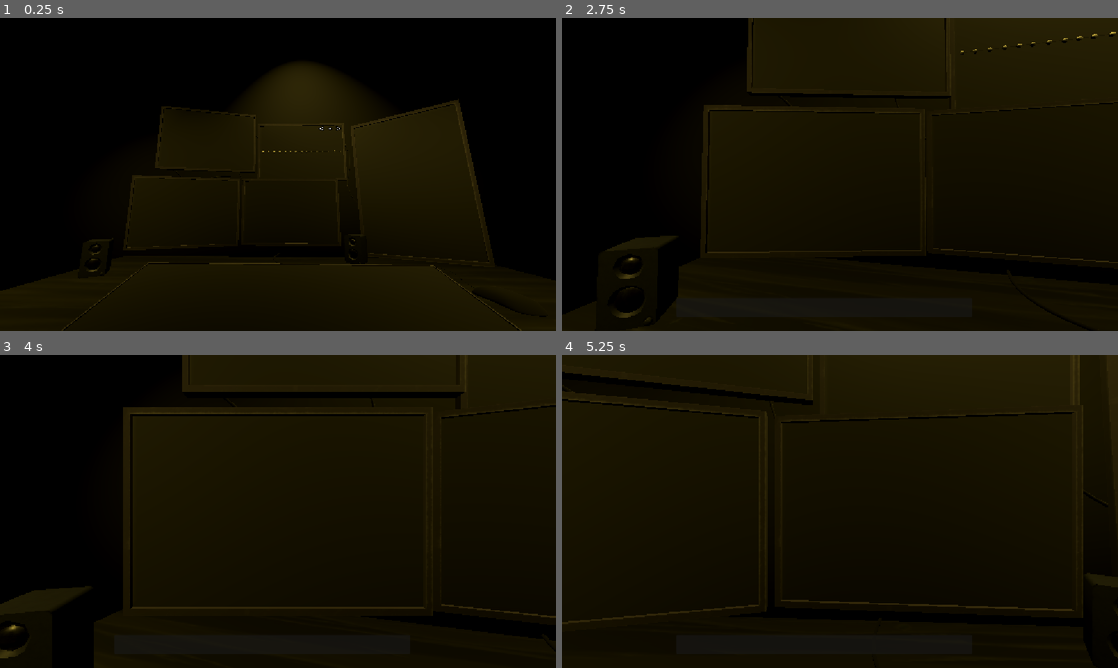
Above: before the commit, frames 1-4 (two rows, left to right).
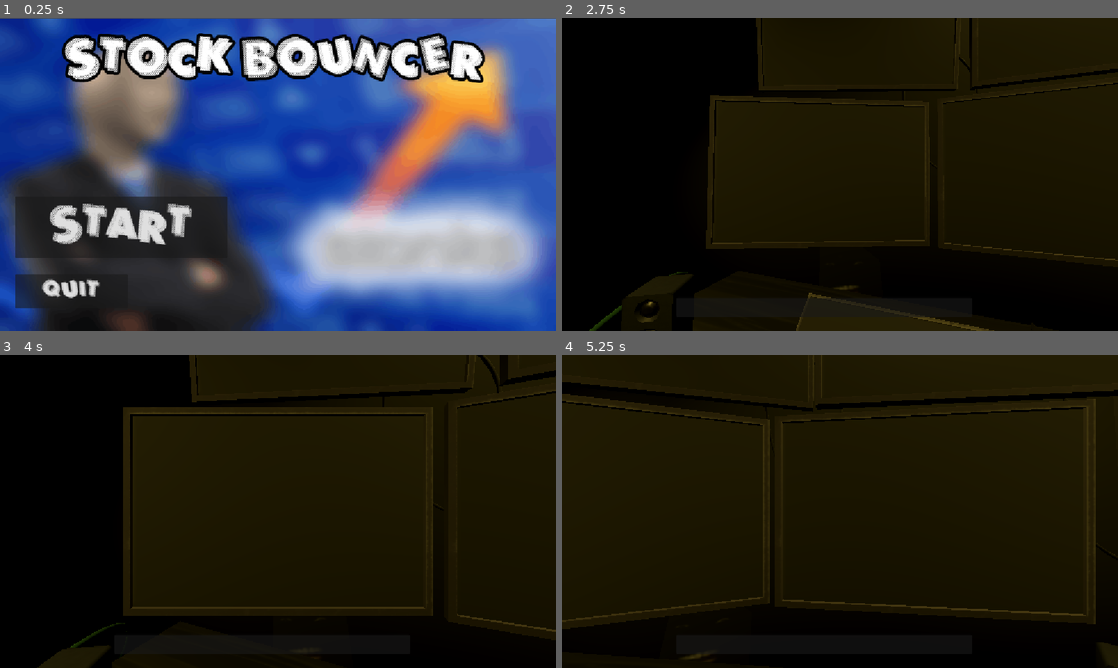
Above: after the commit, the same moments.

Repository: Lilly12568/Stockbouncer
Game: Godot game, scene res://mainmenu.tscn
Same seed, same stepped clock (60 frames per second), same inputs: the game is played once before the commit and once after it. Before the commit the project starts from res://Scenes/main.tscn.
Inputs (mouse positions are in pixels of both pictures, inside the frame that each line leads up to):
- Up to frame 1 (0.25 s): no input
- Up to frame 2 (2.75 s): click (684, 227) at 0.5 s, where only the run after the commit has a clickable "START"; tap Enter at 1.25 s; move the mouse to (962, 158) at 1.27 s; click (962, 158) at 1.42 s; tap Space at 2 s; move the mouse to (728, 190) at 2.02 s; click (728, 190) at 2.17 s
- Up to frame 3 (4 s): move the mouse to (333, 442) at 2.77 s; click (333, 442) at 2.92 s; move the mouse to (250, 574) at 3.52 s; click (250, 574) at 3.67 s
- Up to frame 4 (5.25 s): tap Enter at 4.25 s; move the mouse to (1006, 558) at 4.27 s; click (1006, 558) at 4.42 s; move the mouse to (673, 464) at 5.02 s; click (673, 464) at 5.17 s

The runs differ from the first frame. In frame 1, 97% of the frame differs, in the area x 0-100%, y 0-100%; in frame 2, 4.0%; in frame 3, 3.6%; in frame 4, 5.6%.
Error in both runs: Invalid operands 'Nil' and 'int' in operator '-'. (res://Scenes/monitor_template_3.gd:21)

Commit message:
add main menu

Diff:
--- a/Scenes/main.tscn
+++ b/Scenes/main.tscn
@@ -21,6 +21,9 @@
 [ext_resource type="Script" uid="uid://dh1mpw7kkbytd" path="res://Scenes/monitor_template_4.gd" id="14_jkdf5"]
 [ext_resource type="ArrayMesh" uid="uid://cw3p855bmcfx6" path="res://InsiderTradingGame_Cable4.fbx" id="15_b3802"]
 [ext_resource type="ArrayMesh" uid="uid://c2mw1uug3rg6" path="res://InsiderTradingGame_Cable.fbx" id="16_fevyy"]
+[ext_resource type="ArrayMesh" uid="uid://bfne435qxfge7" path="res://hoopy.fbx" id="22_ee4r6"]
+[ext_resource type="Material" uid="uid://t3hr1q8fdms" path="res://hulahoop.tres" id="22_gt3je"]
+[ext_resource type="Texture2D" uid="uid://ctt65wbqn3mgj" path="res://exascript.jpeg" id="24_3pmx8"]
 
 [sub_resource type="CylinderMesh" id="CylinderMesh_lfxu0"]
 
@@ -29,6 +32,11 @@
 
 [sub_resource type="BoxMesh" id="BoxMesh_r6c0r"]
 size = Vector3(8.749756, 0.30773926, 17.376709)
+
+[sub_resource type="StandardMaterial3D" id="StandardMaterial3D_u50mg"]
+albedo_texture = ExtResource("24_3pmx8")
+
+[sub_resource type="PlaneMesh" id="PlaneMesh_lfxu0"]
 
 [node name="Node3D" type="Node3D" unique_id=1869916815]
 script = ExtResource("1_6bp64")
@@ -44,11 +52,11 @@
 mesh = ExtResource("3_kry3j")
 
 [node name="InsiderTradingGameMonitor2" type="MeshInstance3D" parent="." unique_id=1460953498]
-transform = Transform3D(1.2029198, 0.75209045, -0.045775834, 0.02634782, 0.044194266, 1.418487, 0.7530218, -1.2029784, 0.023492843, -1.3174031, 2.6241982, -1.7412808)
+transform = Transform3D(1.2029198, 0.75209045, -0.045775834, 0.02634782, 0.044194266, 1.418487, 0.7530218, -1.2029784, 0.023492843, -1.3300515, 3.0161443, -1.7347894)
 mesh = ExtResource("4_jjvhh")
 
 [node name="InsiderTradingGameMonitorLarge" type="MeshInstance3D" parent="." unique_id=956288831]
-transform = Transform3D(0.17281933, 2.8087719e-08, -0.64257205, 0.64257205, -7.554172e-09, 0.17281933, -1.0376178e-15, -0.6654062, -2.9085829e-08, 0.1092605, 1.654882, -0.015014768)
+transform = Transform3D(0.3984205, 2.808772e-08, -0.53294134, 0.53294134, -7.554172e-09, 0.3984205, 1.0767546e-08, -0.6654062, -2.7019352e-08, -0.478275, 1.7580156, -0.015014768)
 mesh = ExtResource("5_kry3j")
 
 [node name="Player" type="MeshInstance3D" parent="." unique_id=2034706867]
@@ -120,6 +128,11 @@
 light_color = Color(0.5273721, 0.45509428, 0.15774655, 1)
 light_energy = 12.113
 
+[node name="SpotLight3D4" type="SpotLight3D" parent="InsiderTradingGameMouse" unique_id=74343690]
+transform = Transform3D(0.47593904, 0.09018642, 0.87484205, -0.08567938, 0.99475133, -0.055935707, -0.8752949, -0.048333935, 0.48116812, 3.0239184, -2.0139163, 2.134646)
+light_color = Color(0.5273721, 0.45509428, 0.15774655, 1)
+light_energy = 12.113
+
 [node name="SpotLight3D2" type="SpotLight3D" parent="InsiderTradingGameMouse" unique_id=37708301]
 transform = Transform3D(0.76805115, -0.37218633, 0.52112854, 0.40880433, 0.91133946, 0.048367113, -0.49292657, 0.17589119, 0.85210675, 1.3932612, 0.27224827, 3.243872)
 light_color = Color(0.5273721, 0.45509428, 0.15774655, 1)
@@ -131,19 +144,19 @@
 light_energy = 30.0
 
 [node name="MonitorTemplate" parent="." unique_id=1320213197 instance=ExtResource("10_hptm8")]
-transform = Transform3D(-4.371139e-08, 0, 1, 0, 1, 0, -1, 0, -4.371139e-08, -1.7068574, 3.2002935, -0.27271783)
+transform = Transform3D(-4.371139e-08, 0.034333088, 0.99941045, 0, 0.99941045, -0.034333088, -1, -1.5007475e-09, -4.3685617e-08, -1.5289158, 3.5909796, -0.27271783)
 script = ExtResource("11_d1ilt")
 
 [node name="MonitorTemplate2" parent="." unique_id=163909348 instance=ExtResource("10_hptm8")]
-transform = Transform3D(-0.26115605, 0, 0.9652966, 0, 1, 0, -0.9652966, 0, -0.26115605, -1.4308525, 3.322222, 1.1815956)
+transform = Transform3D(-0.3081619, 0.11406969, 0.94447035, 0.0058342777, 0.99299324, -0.11802651, -0.951316, -0.030860968, -0.30666822, -1.4308525, 3.654914, 1.1815956)
 script = ExtResource("12_6iyac")
 
 [node name="MonitorTemplate3" parent="." unique_id=680070277 instance=ExtResource("10_hptm8")]
-transform = Transform3D(-0.26115605, 0, 0.9652966, 0, 1, 0, -0.9652966, 0, -0.26115605, -1.2855372, 2.2258198, 1.3844674)
+transform = Transform3D(-0.381093, 0, 0.9245367, 0, 1, 0, -0.9245367, 0, -0.381093, -1.2855372, 2.5585117, 1.3844674)
 script = ExtResource("13_fdnlq")
 
 [node name="MonitorTemplate4" parent="." unique_id=548838214 instance=ExtResource("10_hptm8")]
-transform = Transform3D(0.020705432, 0, 0.9997856, 0, 1, 0, -0.9997856, 0, 0.020705432, -1.5126243, 2.2258198, -0.070457816)
+transform = Transform3D(0.020705432, 0, 0.9997856, 0, 1, 0, -0.9997856, 0, 0.020705432, -1.5126243, 2.5585117, -0.070457816)
 script = ExtResource("14_jkdf5")
 
 [node name="InsiderTradingGameCable2" type="MeshInstance3D" parent="." unique_id=183404477]
@@ -171,4 +184,15 @@
 mesh = ExtResource("16_fevyy")
 surface_material_override/0 = ExtResource("6_6iyac")
 
+[node name="Hoopy" type="MeshInstance3D" parent="." unique_id=551238042]
+transform = Transform3D(0.008596389, -0.10140124, -0.036727116, -0.09476307, 0.010487854, -0.051136643, 0.051488385, 0.036232345, -0.087983824, -0.9380486, 0.8750962, 3.1489105)
+material_override = ExtResource("22_gt3je")
+mesh = ExtResource("22_ee4r6")
+surface_material_override/0 = ExtResource("22_gt3je")
+
+[node name="MeshInstance3D3" type="MeshInstance3D" parent="." unique_id=2050350091]
+transform = Transform3D(-0.10806449, 0.24128677, 0.17621835, 1.1312533e-08, 0.14941858, -0.32737356, -0.27861395, -0.09358659, -0.06834887, -1.9783243, 1.641745, 1.3885418)
+material_override = SubResource("StandardMaterial3D_u50mg")
+mesh = SubResource("PlaneMesh_lfxu0")
+
 [connection signal="timeout" from="refresh_stocks" to="." method="_on_timer_timeout"]
--- /dev/null
+++ b/hulahoop.tres
@@ -0,0 +1,4 @@
+[gd_resource type="StandardMaterial3D" format=3 uid="uid://t3hr1q8fdms"]
+
+[resource]
+albedo_color = Color(0.13010463, 0.32720622, 0.17647439, 1)
--- /dev/null
+++ b/mainmenu.gd
@@ -0,0 +1,28 @@
+
+extends Control
+
+@onready var menu_container = $MenuContainer
+@onready var options_panel = $OptionsPanel
+
+
+func _ready():
+	pass
+	#options_panel.hide()
+
+
+func _on_start_button_pressed():
+	get_tree().change_scene_to_file("res://Scenes/main.tscn")
+
+
+func _on_options_button_pressed():
+	menu_container.hide()
+	options_panel.show()
+
+
+func _on_quit_button_pressed():
+	get_tree().quit()
+
+
+func _on_back_button_pressed():
+	options_panel.hide()
+	menu_container.show()
--- /dev/null
+++ b/mainmenu.tscn
@@ -0,0 +1,54 @@
+[gd_scene format=3 uid="uid://dq2sg2cwvi5qt"]
+
+[ext_resource type="Texture2D" uid="uid://bxura3c8l1lvq" path="res://Scenes/stonksbutchill.png" id="1_d2nv2"]
+[ext_resource type="Script" uid="uid://dxyrw87fmgu8g" path="res://mainmenu.gd" id="1_wgsso"]
+[ext_resource type="FontFile" uid="uid://paqvblxxkxp" path="res://Scenes/Panic.ttf" id="2_wgsso"]
+
+[sub_resource type="LabelSettings" id="LabelSettings_hjb8m"]
+font = ExtResource("2_wgsso")
+font_size = 93
+outline_size = 24
+outline_color = Color(0, 0, 0, 1)
+
+[node name="Node2D" type="Control" unique_id=857749491]
+layout_mode = 3
+anchors_preset = 0
+script = ExtResource("1_wgsso")
+
+[node name="Stonksbutchill" type="Sprite2D" parent="." unique_id=1334270893]
+position = Vector2(577, 324.75)
+scale = Vector2(1.7, 1.4227374)
+texture = ExtResource("1_d2nv2")
+
+[node name="Label" type="Label" parent="." unique_id=1327444199]
+layout_mode = 0
+offset_left = 134.0
+offset_top = 47.0
+offset_right = 999.0
+offset_bottom = 175.0
+text = "Stock Bouncer"
+label_settings = SubResource("LabelSettings_hjb8m")
+uppercase = true
+
+[node name="Start Button" type="Button" parent="." unique_id=30630639]
+layout_mode = 0
+offset_left = 31.0
+offset_top = 370.0
+offset_right = 471.0
+offset_bottom = 497.0
+theme_override_fonts/font = ExtResource("2_wgsso")
+theme_override_font_sizes/font_size = 87
+text = "START"
+
+[node name="Quit Button" type="Button" parent="." unique_id=75213145]
+layout_mode = 0
+offset_left = 31.0
+offset_top = 531.0
+offset_right = 265.0
+offset_bottom = 601.0
+theme_override_fonts/font = ExtResource("2_wgsso")
+theme_override_font_sizes/font_size = 46
+text = "QUIT"
+
+[connection signal="pressed" from="Start Button" to="." method="_on_start_button_pressed"]
+[connection signal="pressed" from="Quit Button" to="." method="_on_quit_button_pressed"]
--- a/project.godot
+++ b/project.godot
@@ -11,7 +11,7 @@
 [application]
 
 config/name="Insider training"
-run/main_scene="uid://cc108yh6s05ht"
+run/main_scene="uid://dq2sg2cwvi5qt"
 config/features=PackedStringArray("4.7", "GL Compatibility")
 
 [display]
Binary file added: Scenes/Panic.ttf
Not shown, added: Scenes/Panic.ttf.import
Binary file added: Scenes/stonksbutchill.png
Not shown, added: Scenes/stonksbutchill.png.import
Binary file added: exascript.jpeg
Not shown, added: exascript.jpeg.import
Binary file added: hoopy.fbx
Not shown, added: hoopy.fbx.import
Not shown, added: mainmenu.gd.uid
